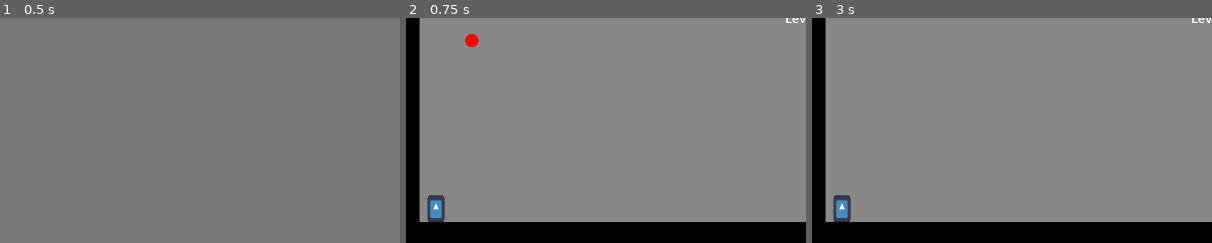
Above: before the commit, frames 1-3 (left to right).
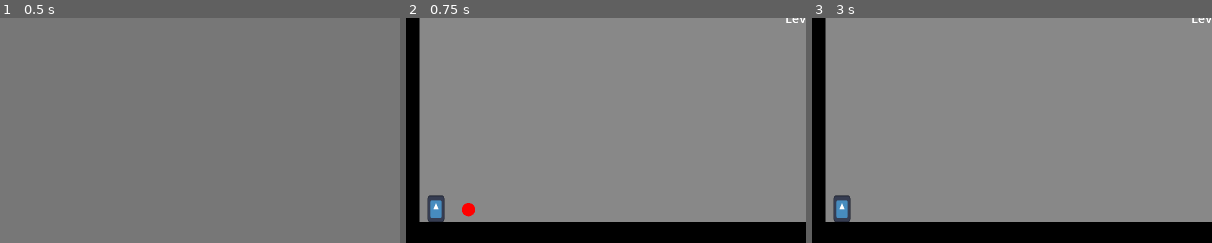
Above: after the commit, the same moments.

Repository: moaatt2/My-First-Game
Game: Godot game, scene res://scenes/level_select_screen.tscn
Same seed, same stepped clock (60 frames per second), same inputs: the game is played once before the commit and once after it. The engine's default icon, where the game draws it, is replaced by a stand-in: a white triangle on a blue panel in a dark square.
Inputs:
- Up to frame 1 (0.5 s): no input
- Up to frame 2 (0.75 s): click "3" at 0.5 s
- Up to frame 3 (3 s): click "Reset" at 1.25 s; click "Back" at 2 s; click "1" at 2.75 s
The pictures show only the part of the screen within x 0-50%, y 50-100%; the shares and areas given below are measured in that part.

Frame 1 is identical in both runs. In frame 2, 0.3% of the frame differs, in the area x 14-19%, y 7-89%; in frame 3, nothing differs.

Commit message:
Modify level obstacles to adjust to new 1080p resolution.

Diff:
--- a/levels/level_02.tscn
+++ b/levels/level_02.tscn
@@ -6,7 +6,7 @@
 [sub_resource type="QuadMesh" id="QuadMesh_ty3hu"]
 
 [sub_resource type="RectangleShape2D" id="RectangleShape2D_g685p"]
-size = Vector2(0.029800002, 0.013299961)
+size = Vector2(0.029800002, 0.013299943)
 
 [node name="Level2" instance=ExtResource("1_mi4ay")]
 
@@ -16,22 +16,19 @@
 [node name="Label" parent="CenterContainer" index="0"]
 text = "Level 2"
 
-[node name="Reset Button" parent="." index="3"]
-level_path = "uid://5nb3osh5xkkw"
-
 [node name="Obstacle 1" type="StaticBody2D" parent="." index="6"]
 position = Vector2(100.99914, -4848.0005)
 scale = Vector2(10000, 10000)
 
 [node name="MeshInstance2D" type="MeshInstance2D" parent="Obstacle 1" index="0"]
 modulate = Color(0, 0, 0, 1)
-position = Vector2(0.047600087, 0.53995)
-scale = Vector2(0.029800007, 0.013299979)
+position = Vector2(0.05400014, 0.58115005)
+scale = Vector2(0.029800007, 0.013300003)
 mesh = SubResource("QuadMesh_ty3hu")
 
 [node name="CollisionShape2D" type="CollisionShape2D" parent="Obstacle 1" index="1"]
-position = Vector2(0.04760008, 0.53995)
+position = Vector2(0.054000083, 0.58115)
 shape = SubResource("RectangleShape2D_g685p")
 
 [node name="Jump" parent="." index="8" instance=ExtResource("2_g685p")]
-position = Vector2(162, 591)
+position = Vector2(160, 1000)
--- a/levels/level_03.tscn
+++ b/levels/level_03.tscn
@@ -8,8 +8,5 @@
 [node name="Label" parent="CenterContainer" index="0"]
 text = "Level 3"
 
-[node name="Reset Button" parent="." index="3"]
-level_path = "uid://b464np1hui7xa"
-
 [node name="Dash" parent="." index="7" instance=ExtResource("3_p0vsl")]
-position = Vector2(158, 594)
+position = Vector2(150, 1000)
--- a/levels/level_04.tscn
+++ b/levels/level_04.tscn
@@ -7,10 +7,10 @@
 [sub_resource type="QuadMesh" id="QuadMesh_hgv6m"]
 
 [sub_resource type="RectangleShape2D" id="RectangleShape2D_5p57d"]
-size = Vector2(0.029800002, 0.013349918)
+size = Vector2(0.029800002, 0.0133000305)
 
 [sub_resource type="RectangleShape2D" id="RectangleShape2D_hgv6m"]
-size = Vector2(0.029800002, 0.013299926)
+size = Vector2(0.029800002, 0.0133000575)
 
 [node name="Level1" instance=ExtResource("1_vosiq")]
 
@@ -23,12 +23,12 @@
 
 [node name="MeshInstance2D" type="MeshInstance2D" parent="Obstacle 1" index="0"]
 modulate = Color(0, 0, 0, 1)
-position = Vector2(0.024399877, 0.5399499)
-scale = Vector2(0.029800007, 0.013299979)
+position = Vector2(0.027400136, 0.58115005)
+scale = Vector2(0.029800007, 0.01330002)
 mesh = SubResource("QuadMesh_hgv6m")
 
 [node name="CollisionShape2D" type="CollisionShape2D" parent="Obstacle 1" index="1"]
-position = Vector2(0.024400078, 0.539975)
+position = Vector2(0.027400084, 0.58115005)
 shape = SubResource("RectangleShape2D_5p57d")
 
 [node name="Obstacle 2" type="StaticBody2D" parent="." index="9"]
@@ -37,16 +37,16 @@
 
 [node name="MeshInstance2D" type="MeshInstance2D" parent="Obstacle 2" index="0"]
 modulate = Color(0, 0, 0, 1)
-position = Vector2(0.0613003, 0.5399499)
-scale = Vector2(0.029800436, 0.0132996645)
+position = Vector2(0.06900191, 0.58115005)
+scale = Vector2(0.029800436, 0.0133000435)
 mesh = SubResource("QuadMesh_hgv6m")
 
 [node name="CollisionShape2D" type="CollisionShape2D" parent="Obstacle 2" index="1"]
-position = Vector2(0.061300065, 0.53995)
+position = Vector2(0.06900002, 0.58115)
 shape = SubResource("RectangleShape2D_hgv6m")
 
 [node name="Jump" parent="." index="10" instance=ExtResource("2_hgv6m")]
-position = Vector2(160, 595)
+position = Vector2(135, 1000)
 
 [node name="Dash" parent="." index="12" instance=ExtResource("3_5p57d")]
-position = Vector2(345, 465)
+position = Vector2(375, 875)
--- a/levels/level_05.tscn
+++ b/levels/level_05.tscn
@@ -6,21 +6,18 @@
 [sub_resource type="QuadMesh" id="QuadMesh_fl8gq"]
 
 [sub_resource type="RectangleShape2D" id="RectangleShape2D_07l6b"]
-size = Vector2(0.0106000025, 0.046499986)
+size = Vector2(0.0106000025, 0.046500094)
 
 [node name="Level1" instance=ExtResource("1_eyhsw")]
 
 [node name="Label" parent="CenterContainer" index="0"]
 text = "Level 5"
 
-[node name="Reset Button" parent="." index="3"]
-level_path = "uid://bcqpu5rrnu8a4"
-
 [node name="Jump" parent="." index="7" instance=ExtResource("2_fl8gq")]
-position = Vector2(50, 590)
+position = Vector2(60, 1010)
 
 [node name="Jump2" parent="." index="8" instance=ExtResource("2_fl8gq")]
-position = Vector2(850, 375)
+position = Vector2(1515, 1000)
 
 [node name="Obstacle 1" type="StaticBody2D" parent="." index="9"]
 position = Vector2(100.99914, -4848.0005)
@@ -28,10 +25,13 @@
 
 [node name="MeshInstance2D" type="MeshInstance2D" parent="Obstacle 1" index="0"]
 modulate = Color(0, 0, 0, 1)
-position = Vector2(0.08360009, 0.52335)
-scale = Vector2(0.010600012, 0.046499945)
+position = Vector2(0.15030003, 0.56455004)
+scale = Vector2(0.010600012, 0.046499982)
 mesh = SubResource("QuadMesh_fl8gq")
 
 [node name="CollisionShape2D" type="CollisionShape2D" parent="Obstacle 1" index="1"]
-position = Vector2(0.08360009, 0.52335006)
+position = Vector2(0.15030009, 0.56455)
 shape = SubResource("RectangleShape2D_07l6b")
+
+[node name="Player" parent="." index="12"]
+position = Vector2(115, 1030)
--- a/levels/level_06.tscn
+++ b/levels/level_06.tscn
@@ -30,24 +30,24 @@
 
 [node name="MeshInstance2D" type="MeshInstance2D" parent="StaticBody2D" index="0"]
 modulate = Color(0, 0, 0, 1)
-position = Vector2(79.5, 403)
+position = Vector2(99.49999, 815)
 scale = Vector2(135, 430)
 mesh = SubResource("QuadMesh_fq3ah")
 
 [node name="CollisionShape2D" type="CollisionShape2D" parent="StaticBody2D" index="1"]
-position = Vector2(79.5, 403)
+position = Vector2(99.5, 815)
 shape = SubResource("RectangleShape2D_4rvgf")
 
 [node name="StaticBody2D2" type="StaticBody2D" parent="." index="8"]
 
 [node name="MeshInstance2D" type="MeshInstance2D" parent="StaticBody2D2" index="0"]
 modulate = Color(0, 0, 0, 1)
-position = Vector2(1071.5, 480.49997)
-scale = Vector2(135, 275.00003)
+position = Vector2(1820.5, 892.5)
+scale = Vector2(134.99994, 275.00003)
 mesh = SubResource("QuadMesh_4rvgf")
 
 [node name="CollisionShape2D" type="CollisionShape2D" parent="StaticBody2D2" index="1"]
-position = Vector2(1071.5, 480.5)
+position = Vector2(1820.5, 892.5)
 shape = SubResource("RectangleShape2D_hd1bg")
 
 [node name="StaticBody2D3" type="StaticBody2D" parent="." index="9"]
@@ -57,26 +57,26 @@
 
 [node name="MeshInstance2D" type="MeshInstance2D" parent="StaticBody2D4" index="0"]
 modulate = Color(0, 0, 0, 1)
-position = Vector2(214.5, 543)
+position = Vector2(234.5, 955)
 scale = Vector2(135, 150.00002)
 mesh = SubResource("QuadMesh_hd1bg")
 
 [node name="CollisionShape2D" type="CollisionShape2D" parent="StaticBody2D4" index="1"]
-position = Vector2(214.5, 543)
+position = Vector2(234.5, 955)
 shape = SubResource("RectangleShape2D_up3qn")
 
 [node name="ExitDoor" parent="." index="11"]
-position = Vector2(79.5, 188)
+position = Vector2(99.5, 600)
 
 [node name="Jump" parent="." index="12" instance=ExtResource("2_4rvgf")]
-position = Vector2(214.5, 445)
+position = Vector2(234.5, 860)
 
 [node name="Jump2" parent="." index="13" instance=ExtResource("2_4rvgf")]
-position = Vector2(382, 599)
+position = Vector2(355, 1005)
 
 [node name="Jump3" parent="." index="14" instance=ExtResource("2_4rvgf")]
-position = Vector2(1071.5, 325)
+position = Vector2(1820.5, 735)
 
 [node name="Player" parent="." index="16"]
-position = Vector2(575, 618)
+position = Vector2(961, 1030)
 jump_force = 750
--- a/levels/level_10.tscn
+++ b/levels/level_10.tscn
@@ -9,9 +9,3 @@
 
 [node name="Label" parent="CenterContainer" index="0"]
 text = "Level 10"
-
-[node name="Reset Button" parent="." index="3"]
-level_path = "uid://dpl0jyyesjjep"
-
-[node name="CollisionShape2D" parent="Right Wall" index="1"]
-position = Vector2(0.050000086, 3.57)
